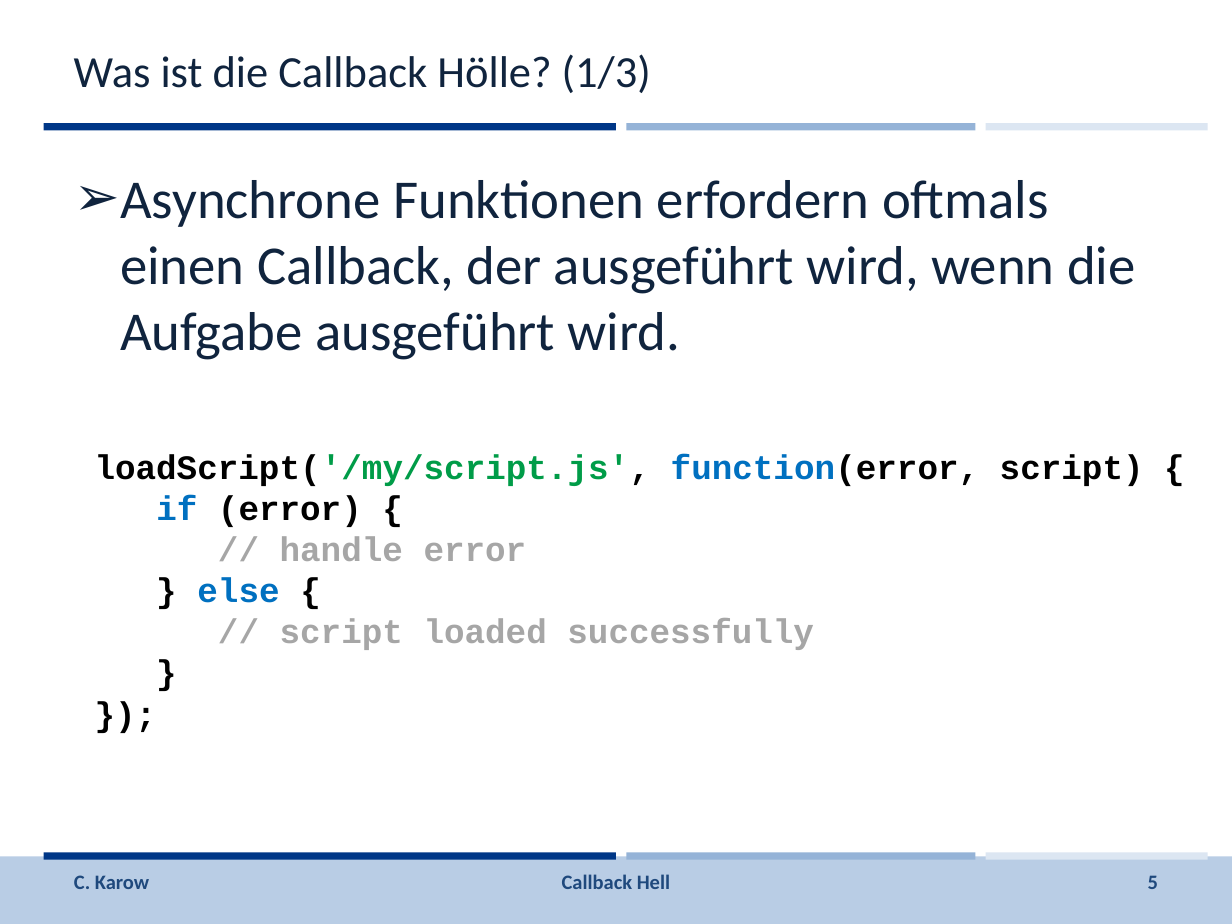
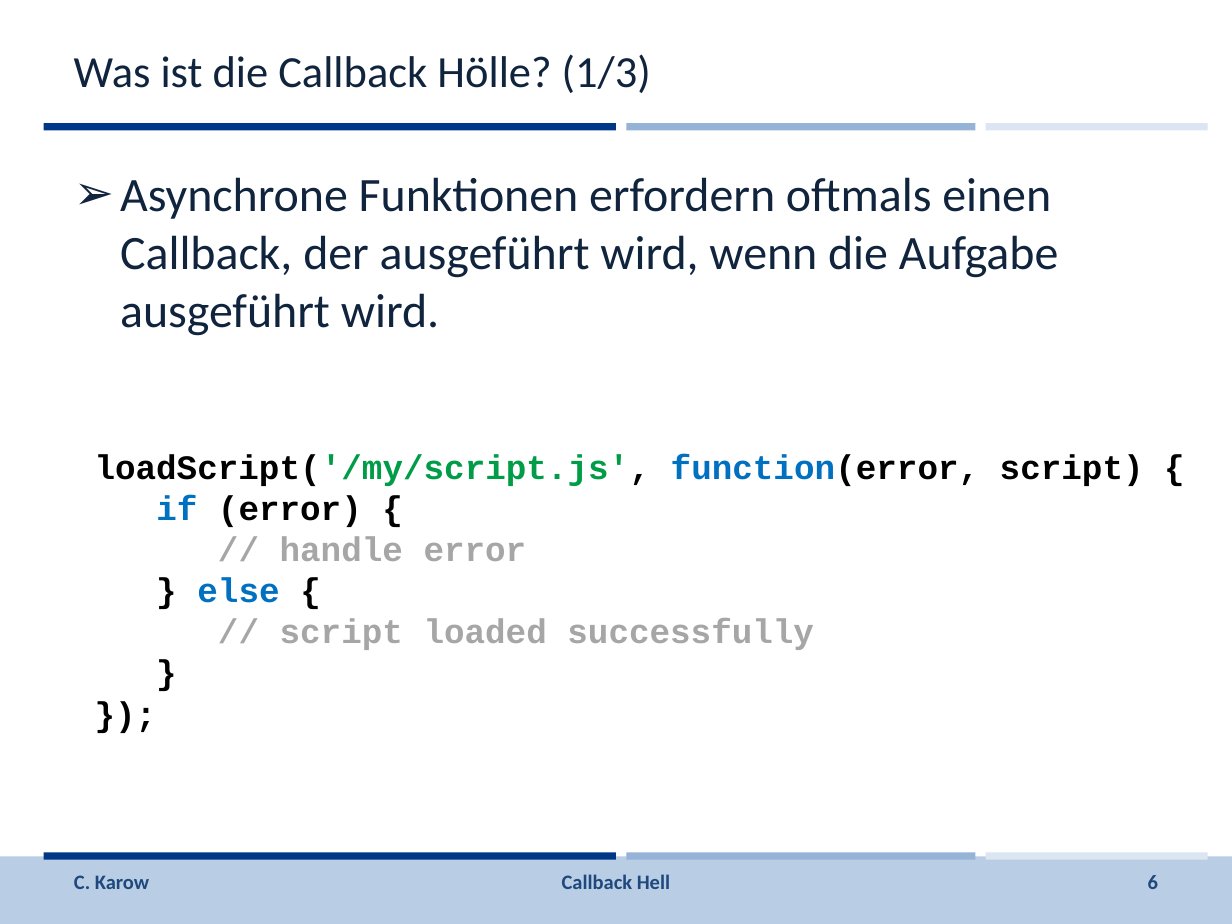
Before and after one commit to johbra/Reaktive-Programmierung, a slide deck: slide 6 of Vorlesung/Folien/CallbackHell.pptx (slide 5 before the commit). Drawn at 1232x924 pixels with LibreOffice and Linux fonts; fonts in the diff are those of the drawing; background and template pictures are left out. Boxes give left, top, right and bottom in pixels: in the first picture for what was removed or moved away, otherwise in the second. Text is boxed around its words. In the diff, an @@ line names an element or a change of style, - is before the commit and + after.

Commit message:
C. Folien, Aufgabe

```diff
--- a/Vorlesung/Folien/CallbackHell.pptx
+++ b/Vorlesung/Folien/CallbackHell.pptx
@@ text "Asynchrone Funktionen erfordern oftmals einen ..." at (120,177,1059,336): size 32 to 28 pt; more space between paragraphs @@
@@ page number at (1148,875,1158,889): text changed @@
-5
+6
```
Also in this commit, not shown: 6 other slides changed, 11 slides added, 3 other files.
